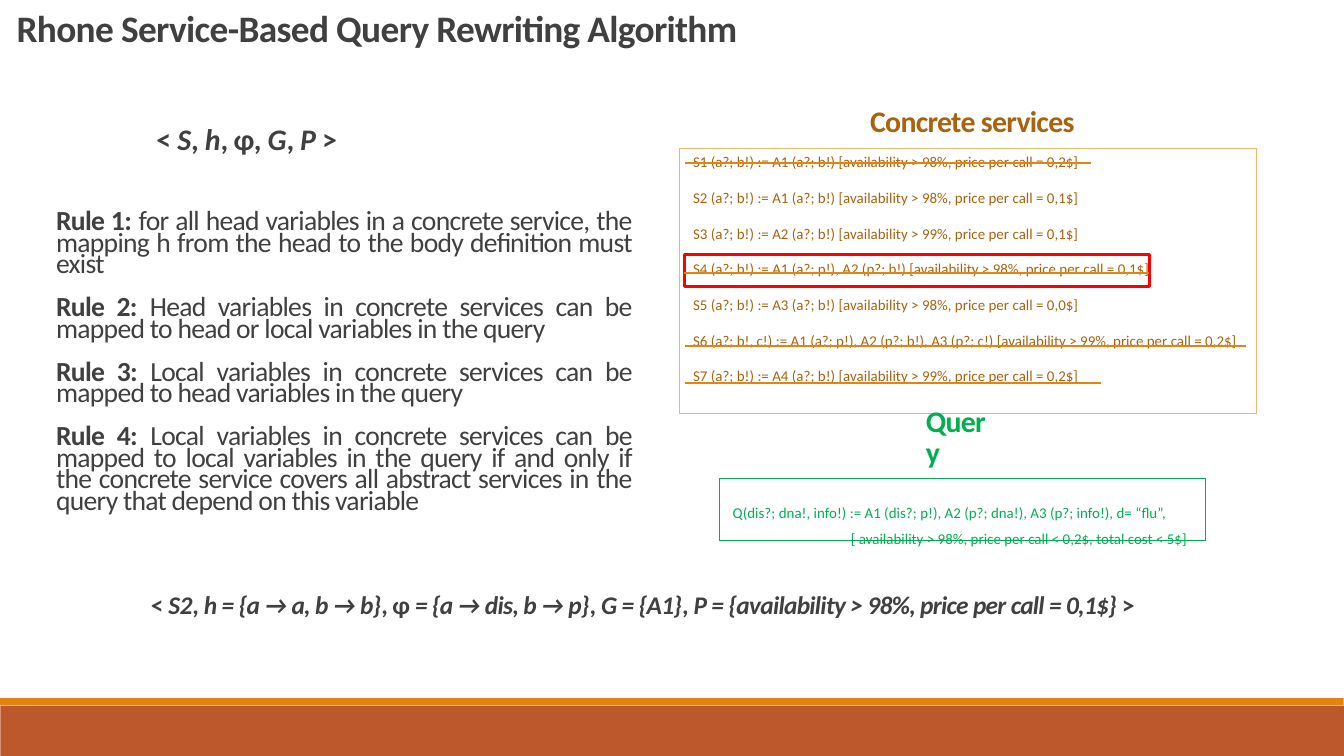
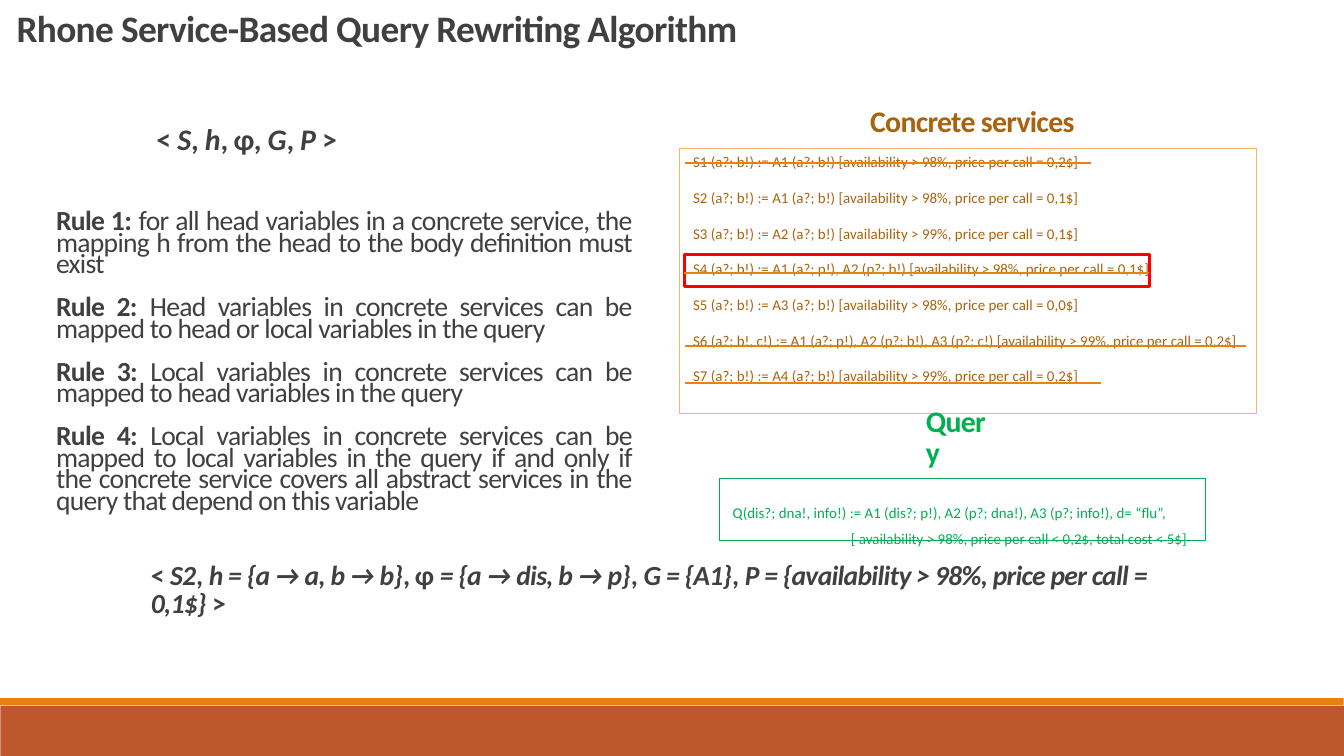
Before and after one commit to danielboni/DanielCarvalho-PhD, a slide deck: slide 20 of Presentations/ADBIS 2016/ADBIS-2016-Presentation.pptx (slide 16 before the commit). Drawn at 1344x756 pixels with LibreOffice and Linux fonts; fonts in the diff are those of the drawing. Boxes give left, top, right and bottom in pixels: in the first picture for what was removed or moved away, otherwise in the second. Text is boxed around its words. In the diff, an @@ line names an element or a change of style, - is before the commit and + after.

```diff
--- a/Presentations/ADBIS 2016/ADBIS-2016-Presentation.pptx
+++ b/Presentations/ADBIS 2016/ADBIS-2016-Presentation.pptx
@@ text "< S2, h = {a ..." at [151, 565, 1129, 617]: size 13.6 to 14.8 pt; line spacing 0.75 to 0.85 @@
```
Also in this commit, not shown: 1 other slide changed, 4 slides added, 1 other file.
